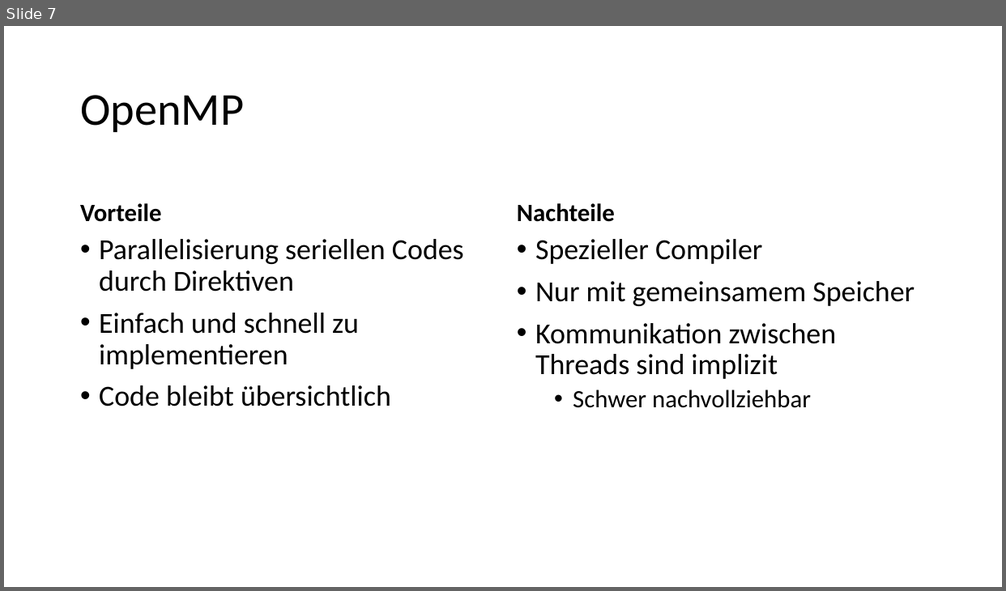
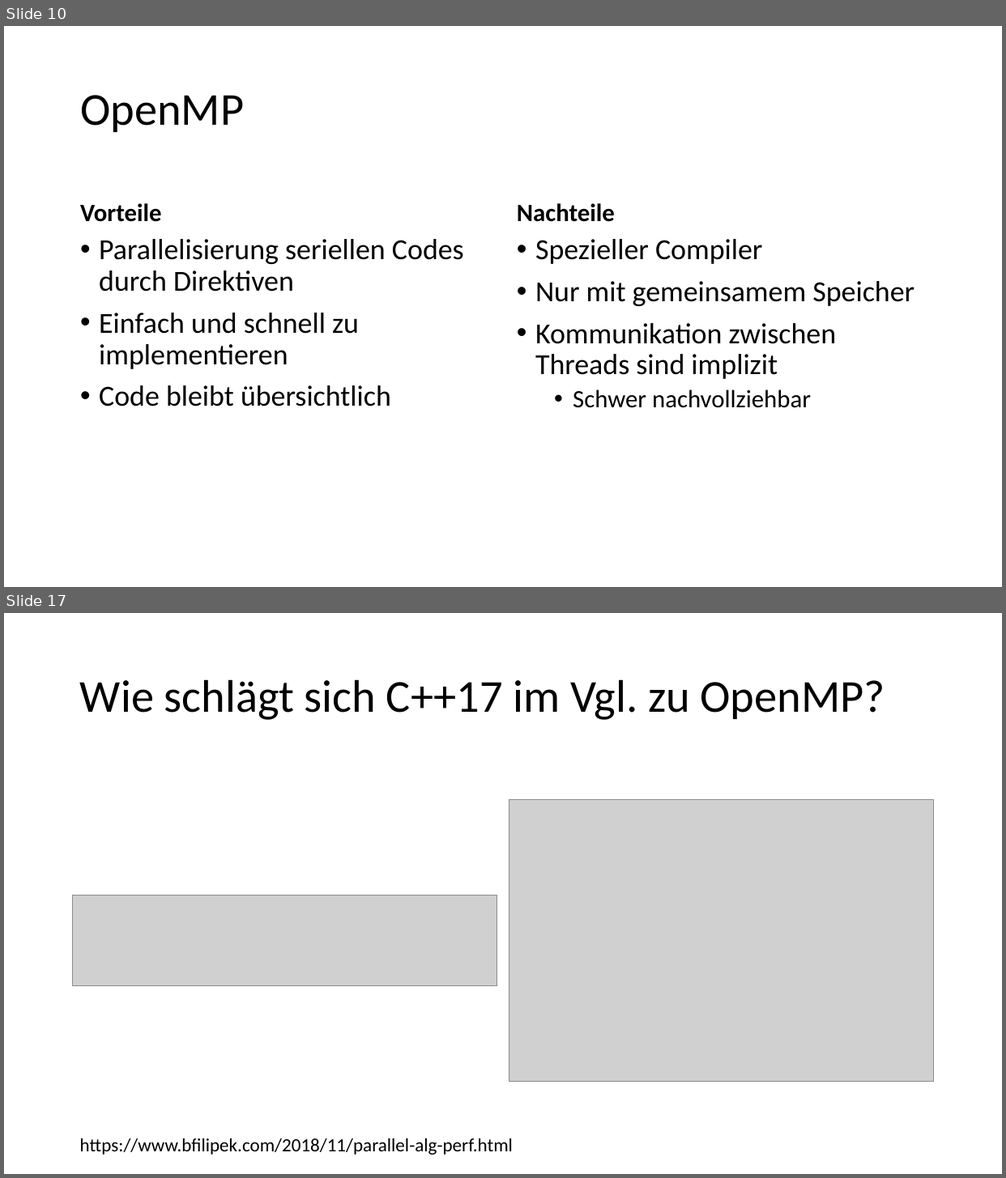
Before and after one commit to dyeske61283/ASE_OpenMP, a slide deck: OpenMP_Folien.pptx. Shown one above the other, each under a label of ours: slide 7 before the commit, slides 10 and 17 after it; the slides between them are not shown. The pictures are 1006x591 and 1006x1178 pixels, drawn with LibreOffice and Linux fonts; fonts in the diff are those of the drawing; grey boxes stand for pictures. Boxes give left, top, right and bottom in pixels: in the first picture for what was removed or moved away, otherwise in the second. Text is boxed around its words. In the diff, an @@ line names an element or a change of style, - is before the commit and + after.

```diff
--- a/OpenMP_Folien.pptx
+++ b/OpenMP_Folien.pptx
@@ slide 17 added at [4,613,1002,1174], background #FFFFFF @@
@@ title added at [80,679,885,720], 44 pt, text #000000 @@
+Wie schlägt sich C++17 im Vgl. zu OpenMP?
@@ picture added at [509,799,934,1082] @@
@@ picture added at [73,895,497,986] @@
@@ text added at [80,1139,513,1155], 18 pt, text #000000 @@
+https://www.bfilipek.com/2018/11/parallel-alg-perf.html
@@ what was slide 7 is now slide 10 @@
```
Also in this commit, not shown: 6 slides changed, 6 other slides added, 1 slide removed, 5 other files.
